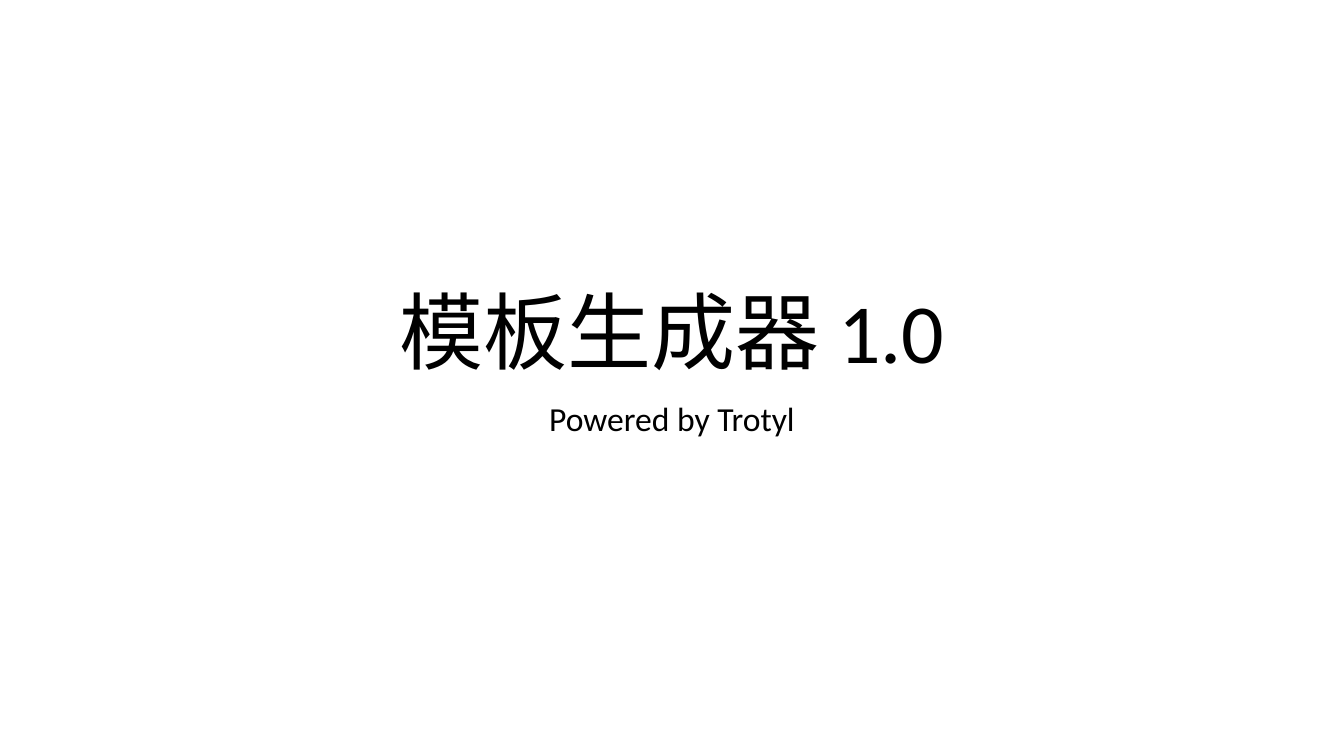
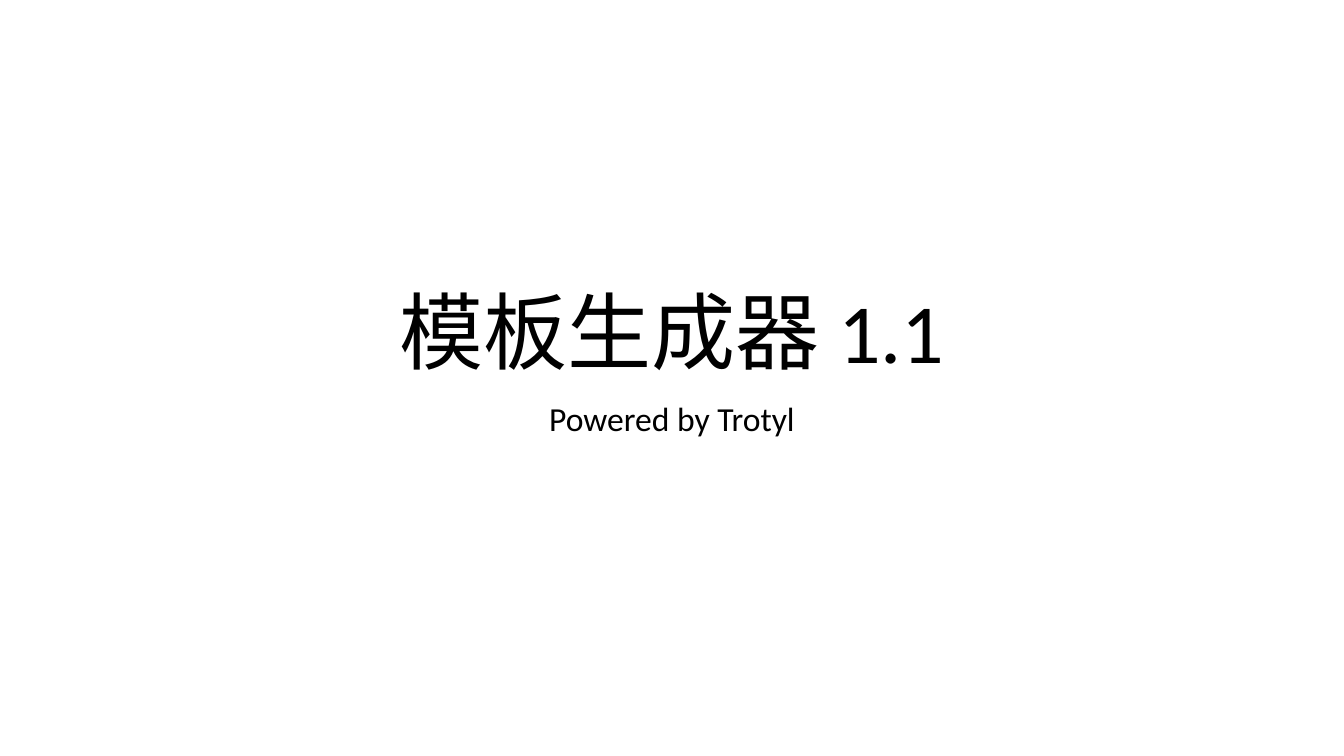
Before and after one commit to trotyl/PowerPoint-Template-Generator, a slide deck: slide 1 of 模板生成器.pptm. Drawn at 1344x756 pixels with LibreOffice and Linux fonts; fonts in the diff are those of the drawing. Boxes give left, top, right and bottom in pixels: in the first picture for what was removed or moved away, otherwise in the second. Text is boxed around its words. In the diff, an @@ line names an element or a change of style, - is before the commit and + after.

```diff
--- a/模板生成器.pptm
+++ b/模板生成器.pptm
@@ title at (x1=399, y1=292, x2=944, y2=370): text changed @@
-模板生成器 1.0
+模板生成器 1.1
```
Also in this commit, not shown: 1 other slide changed, 1 other file.
